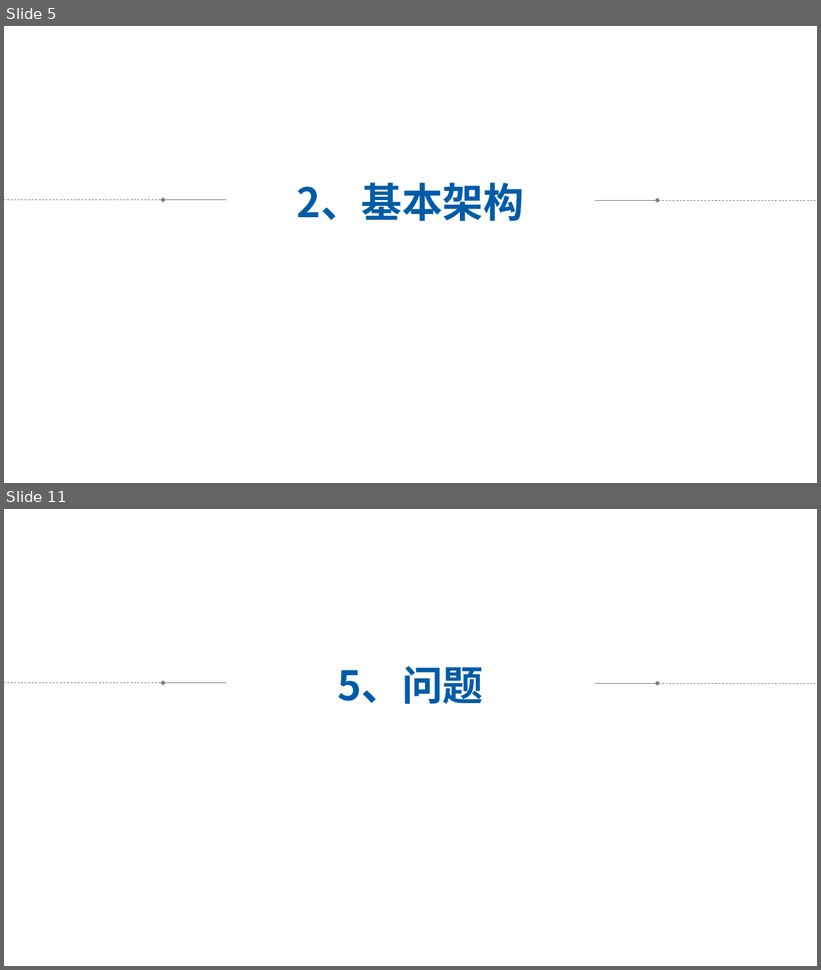
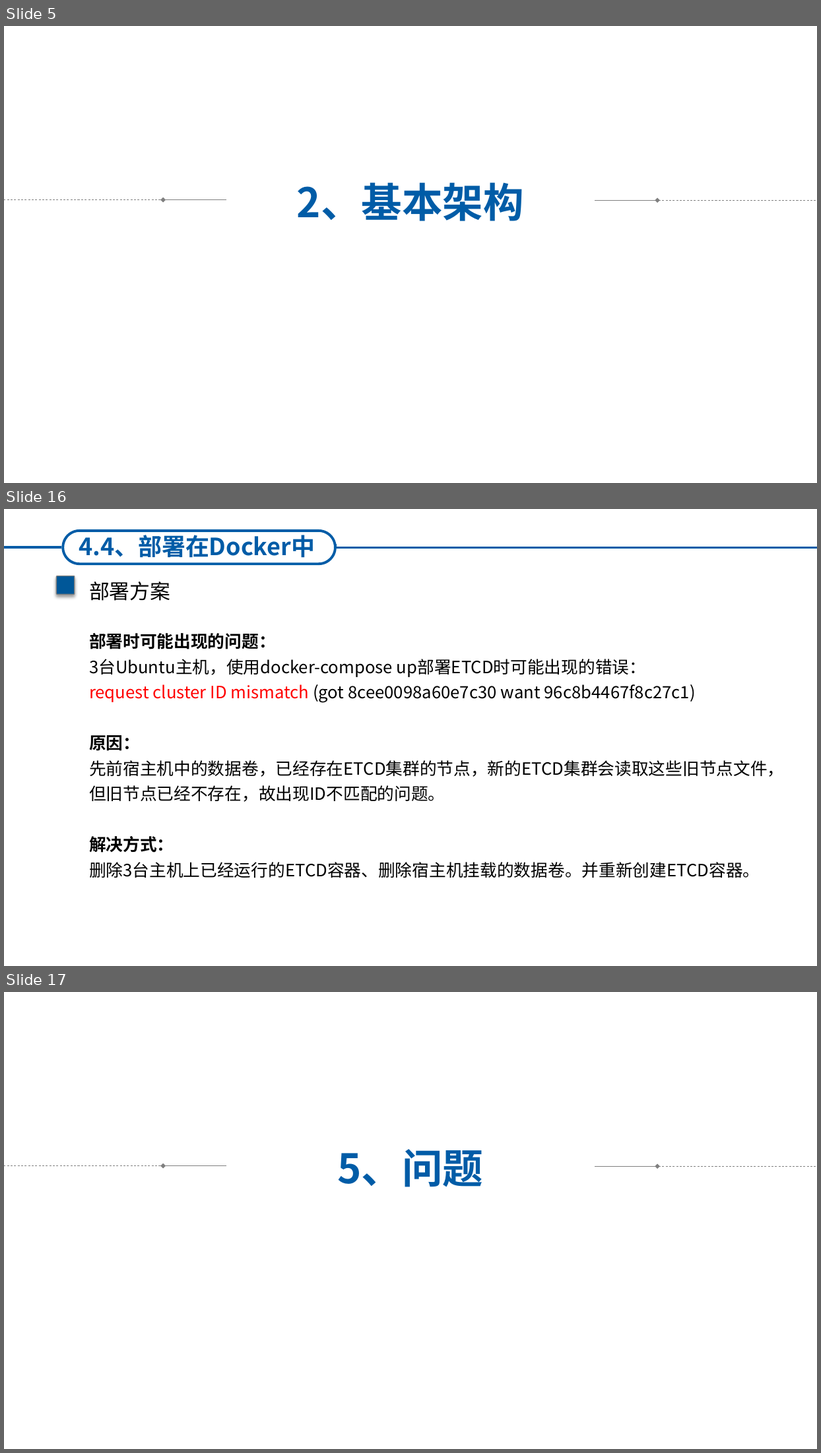
Before and after one commit to HNing109/StudyNotes, a slide deck: Golang_学习笔记/Golang_Web_学习笔记/ETCD_学习笔记/ETCD-调研.pptx. Shown one above the other, each under a label of ours: slides 5 and 11 before the commit, slides 5, 16 and 17 after it; the slides between them are not shown. The pictures are 821x970 and 821x1453 pixels, drawn with LibreOffice and Linux fonts; fonts in the diff are those of the drawing. Boxes give left, top, right and bottom in pixels: in the first picture for what was removed or moved away, otherwise in the second. Text is boxed around its words. In the diff, an @@ line names an element or a change of style, - is before the commit and + after.

```diff
--- a/Golang_学习笔记/Golang_Web_学习笔记/ETCD_学习笔记/ETCD-调研.pptx
+++ b/Golang_学习笔记/Golang_Web_学习笔记/ETCD_学习笔记/ETCD-调研.pptx
@@ slide 16 added at bbox=[4, 509, 817, 966], background #FFFFFF @@
@@ line added from (4, 547) to (61, 547), #005CA7 3 pt @@
@@ text added at bbox=[14, 539, 164, 565], 32 pt, text #FFFFFF, bold @@
+1、当前进度
@@ rounded rectangle added at bbox=[63, 531, 336, 564], outline #005CA7 3 pt @@
@@ text added at bbox=[79, 531, 315, 558], 28 pt, text #005CA7, bold @@
+4.4、部署在Docker中
@@ line added from (335, 547) to (817, 547), #005CA7 3 pt @@
@@ rounded rectangle added at bbox=[56, 576, 75, 594], fill #005798, outline #7F7F7F 1 pt @@
@@ text added at bbox=[89, 582, 170, 601], 24 pt, text #000000 @@
+部署方案
@@ text added at bbox=[89, 633, 785, 878], 20 pt, text #000000 @@
+部署时可能出现的问题：
+3台Ubuntu主机，使用docker-compose up部署ETCD时可能出现的错误：
+request cluster ID mismatch (got 8cee0098a60e7c30 want 96c8b4467f8c27c1)
+原因：
+先前宿主机中的数据卷，已经存在ETCD集群的节点，新的ETCD集群会读取这些旧节点文件，
+但旧节点已经不存在，故出现ID不匹配的问题。
+解决方式：
+删除3台主机上已经运行的ETCD容器、删除宿主机挂载的数据卷。并重新创建ETCD容器。
@@ what was slide 11 is now slide 17 @@
```
Also in this commit, not shown: 7 slides changed, 5 other slides added, 6 other files.
